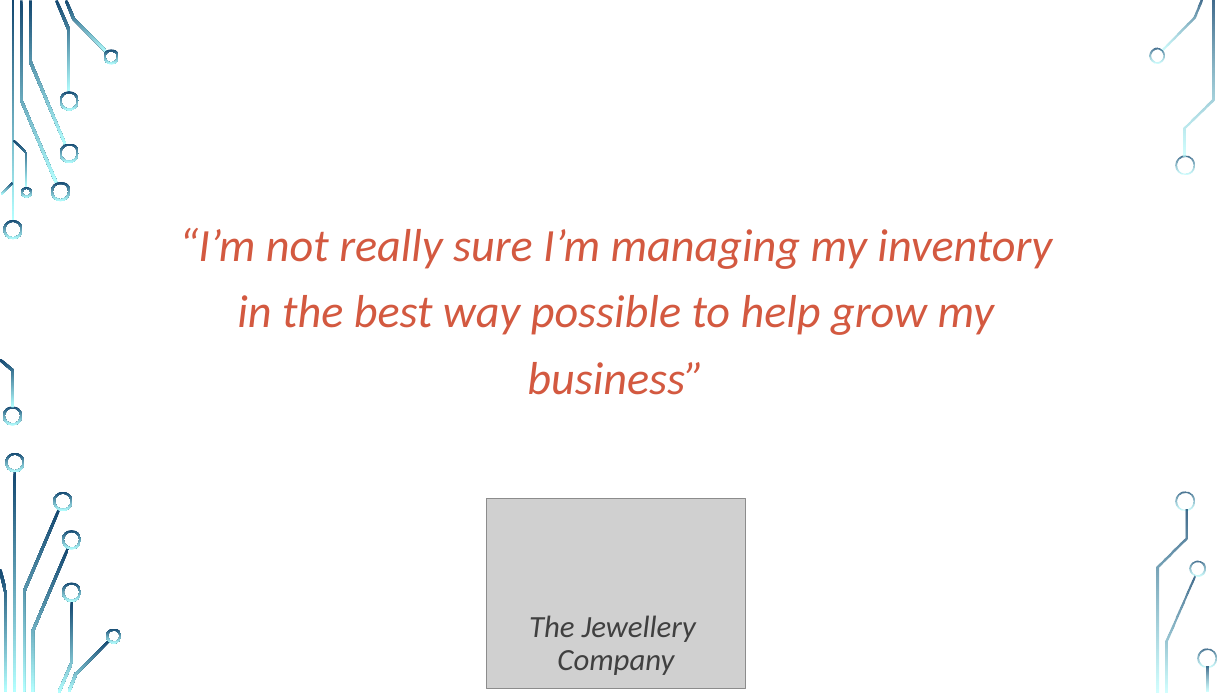
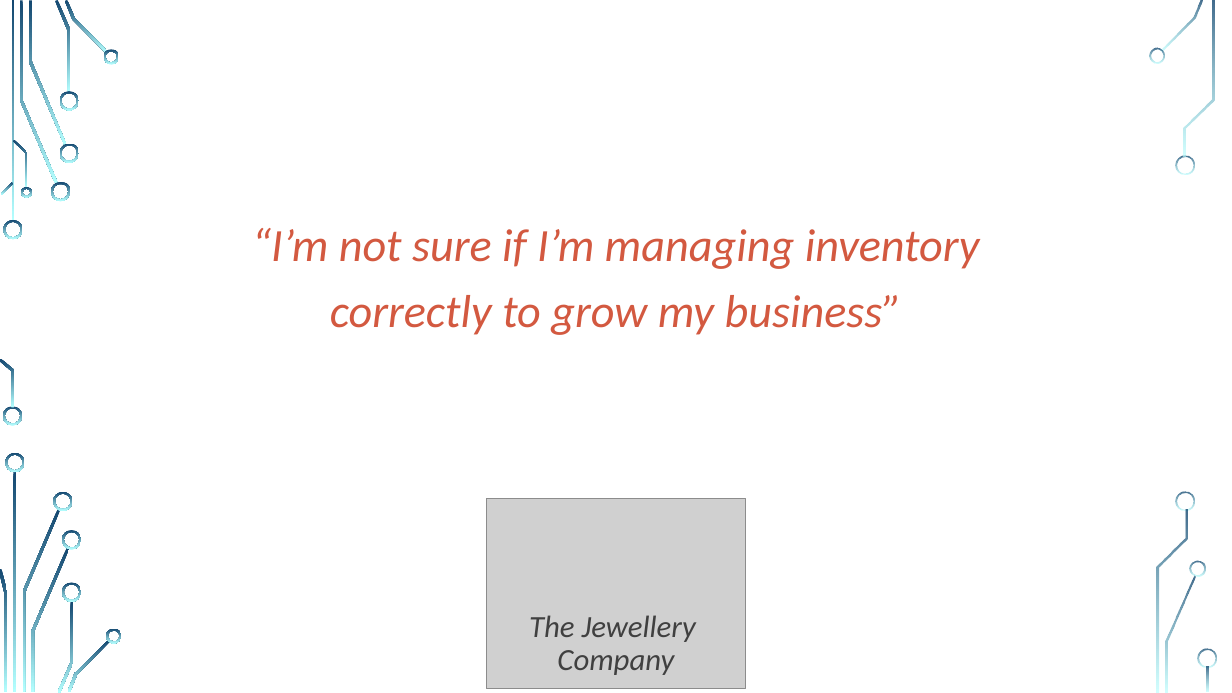
Before and after one commit to matt-williams/insyte, a slide deck: slide 2 of PITCH.pptx. Drawn at 1232x693 pixels with LibreOffice and Linux fonts; fonts in the diff are those of the drawing; grey boxes stand for pictures; background and template pictures are left out. Boxes give left, top, right and bottom in pixels: in the first picture for what was removed or moved away, otherwise in the second. Text is boxed around its words. In the diff, an @@ line names an element or a change of style, - is before the commit and + after.

Commit message:
Sid updates

```diff
--- a/PITCH.pptx
+++ b/PITCH.pptx
@@ text at (252,228,980,335): text changed @@
-“I’m not really sure I’m managing my inventory in the best way possible to help grow my business”
+“I’m not sure if I’m managing inventory correctly to grow my business”
```
